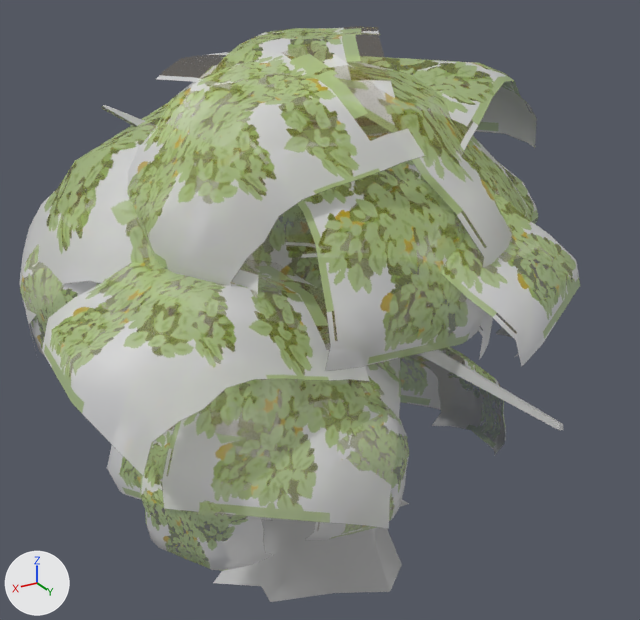
Renders of the FBX model Assets/Meshes & Prefabs/SM_Tree_04.fbx from each side of a commit.
Rendered twice from a 50 mm lens placed at (24.7, 40.3, 32.3), pointed at (-0.5, -1.6, 11.3). Lighting does not change. The marker at lower left points along +X, +Y and +Z. Where no turn or scale is listed for an object, it has been applied to the vertices. Vertices at the same position are counted once.

Script lines for the objects in view, before the commit:
```python
me_mesh = bpy.data.meshes.new('Mesh')
me_mesh.from_pydata(...)  # 3714 vertices, 3112 faces; spans x -18.7..18.7, y -20.1..20.1, z -16.0..16.0
# faces by material slot: [2900, 212]
me_mesh.materials.append(mat_m_leads_02)
me_mesh.materials.append(mat_m_tree_03)  # grey #bcbcbc
ob_sm_tree_04 = bpy.data.objects.new('SM_Tree_04', me_mesh)
ob_sm_tree_04.location = (-1.9, -1.82, 11.32)
```
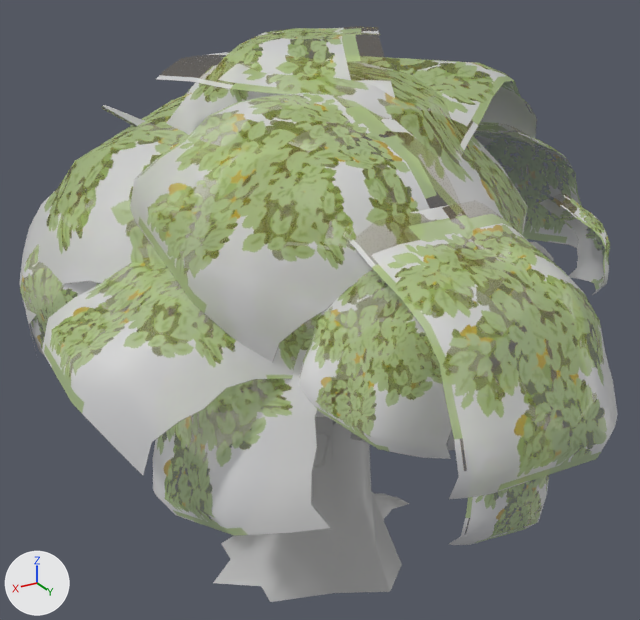
Commit message: Tree has more bush

Pixel boxes [x1, y1, x2, y2] of what changed, in the pictures (640 x 620 px; the box of a moved part takes in the faces that stretch with it):
'SM_Tree_04', reshaped (7% wider): before [19, 28, 580, 602]; after [19, 28, 618, 602]
part 1 of me_mesh, moved or reshaped: before [249, 117, 485, 371]; after [130, 88, 472, 363]
part 2 of me_mesh, moved or reshaped: before [162, 315, 401, 529]; after [343, 205, 618, 499]
part 3 of me_mesh, moved or reshaped (not visible afterwards): before [285, 232, 389, 268]
part 4 of me_mesh, moved or reshaped: before [480, 265, 521, 357]; after [539, 195, 610, 295]
part 5 of me_mesh, moved or reshaped: before [305, 380, 409, 541]; after [351, 310, 464, 450]
part 6 of me_mesh, moved or reshaped: before [158, 146, 367, 217]; after [182, 151, 414, 235]
part 7 of me_mesh, moved or reshaped: before [177, 246, 347, 353]; after [205, 220, 298, 256]
part 8 of me_mesh, moved or reshaped: before [312, 147, 410, 243]; after [255, 130, 343, 191]
part 9 of me_mesh, moved or reshaped: before [311, 110, 538, 244]; after [453, 122, 587, 248]
part 10 of me_mesh, moved or reshaped: before [301, 184, 580, 367]; after [456, 239, 597, 418]
part 11 of me_mesh, moved or reshaped: before [140, 424, 284, 571]; after [299, 228, 532, 459]
part 12 of me_mesh, moved or reshaped: before [107, 311, 337, 520]; after [153, 284, 389, 536]
part 13 of me_mesh, moved or reshaped: before [287, 243, 453, 410]; after [449, 364, 554, 545]
part 14 of me_mesh, moved or reshaped: before [127, 44, 425, 301]; after [335, 280, 422, 384]

The change, as a diff of the scene's bpy script:
```diff
--- a/Assets/Meshes & Prefabs/SM_Tree_04.fbx.py
+++ b/Assets/Meshes & Prefabs/SM_Tree_04.fbx.py
@@ me_mesh @@
 me_mesh.from_pydata(...)  # 3714 vertices, 3112 faces; spans x -18.7..18.7, y -20.1..20.1, z -16.0..16.0
 # used by ob_sm_tree_04; location = (-1.9, -1.82, 11.32)
+# me_mesh part 1: the loose piece of 121 vertices spanning x -2.5..9.1, y 2.3..13.6, z 2.0..12.3 is multiplied about its middle by the matrix ((0.124, 0.901, -0.38), (-0.898, 0.256, 0.316), (0.388, 0.307, 0.853)), then moved by (4.2, 0.2, 2.2)
+# me_mesh part 2: the loose piece of 121 vertices spanning x -0.1..15.7, y 0.5..14.7, z -5.0..2.4 is multiplied about its middle by the matrix ((0.807, -0.568, 0.0), (0.542, 0.77, 0.383), (-0.199, -0.282, 0.851)), then moved by (-4.5, 8.3, 6.5)
+# me_mesh part 3: the loose piece of 121 vertices spanning x -8.3..6.8, y -10.1..3.0, z -5.2..3.9 is scaled about its middle by 0.835
+# me_mesh part 4: the loose piece of 121 vertices spanning x -10.7..-5.7, y 1.3..8.2, z -3.0..3.3 is moved by (-5.9, 0.0, 2.7)
+# me_mesh part 5: the loose piece of 121 vertices spanning x 3.1..10.3, y 8.5..14.1, z -6.0..1.7 is multiplied about its middle by the matrix ((0.856, 0.448, -0.225), (-0.515, 0.697, -0.427), (-0.015, 0.283, 0.801)), then moved by (-4.2, -0.3, 2.8)
+# me_mesh part 6: the loose piece of 121 vertices spanning x -10.3..7.6, y -16.9..-1.4, z -1.2..8.8 is moved by (0.0, 4.1, 0.0)
+# me_mesh part 7: the loose piece of 121 vertices spanning x -2.7..10.2, y -7.2..1.8, z -7.3..4.3 is scaled about its middle by 0.705, then moved by (0.0, 0.0, 3.1)
+# me_mesh part 8: the loose piece of 121 vertices spanning x -9.1..-1.2, y -9.1..-1.8, z -0.2..8.5 is turned 30 degrees about the y axis through its middle, then moved by (2.1, -5.7, 0.8)
+# me_mesh part 9: the loose piece of 121 vertices spanning x -14.2..4.7, y -10.8..10.4, z -2.8..11.6 is multiplied about its middle by the matrix ((0.624, 0.118, -0.118), (-0.167, 0.441, -0.441), (0.0, 0.457, 0.457)), then moved by (-7.2, 0.0, 0.4)
+# me_mesh part 10: the loose piece of 121 vertices spanning x -8.5..6.4, y 0.4..15.8, z 2.1..9.0 is multiplied about its middle by the matrix ((0.553, -0.141, -0.568), (0.318, 0.728, 0.129), (0.491, -0.313, 0.556)), then moved by (-1.5, 4.4, -1.7)
+# me_mesh part 11: the loose piece of 121 vertices spanning x 9.8..15.8, y 5.9..12.4, z -6.8..0.7 is multiplied about its middle by the matrix ((1.023, 0.226, -0.474), (-0.23, 1.126, 0.039), (0.472, 0.06, 1.047)), then moved by (-6.7, 5.9, 8.2)
+# me_mesh part 12: the loose piece of 121 vertices spanning x 2.8..15.8, y -2.8..11.4, z -7.2..3.4 is turned 15 degrees about the y axis through its middle, then moved by (0.0, 4.0, 2.1)
+# me_mesh part 13: the loose piece of 121 vertices spanning x -5.4..5.5, y -4.4..6.4, z -7.7..5.2 is multiplied about its middle by the matrix ((-0.192, 0.558, 0.025), (-0.645, -0.241, -0.026), (-0.137, -0.09, 0.625)), then moved by (2.5, 15.4, 0.8)
+# me_mesh part 14: the loose piece of 121 vertices spanning x 2.4..13.5, y -2.1..11.0, z 5.1..15.8 is multiplied about its middle by the matrix ((-0.548, 0.248, -0.359), (-0.229, -0.654, -0.102), (-0.371, 0.037, 0.592)), then moved by (-8.3, -3.4, -12.1)
 me_mesh.materials.append(mat_m_leads_02)
```
